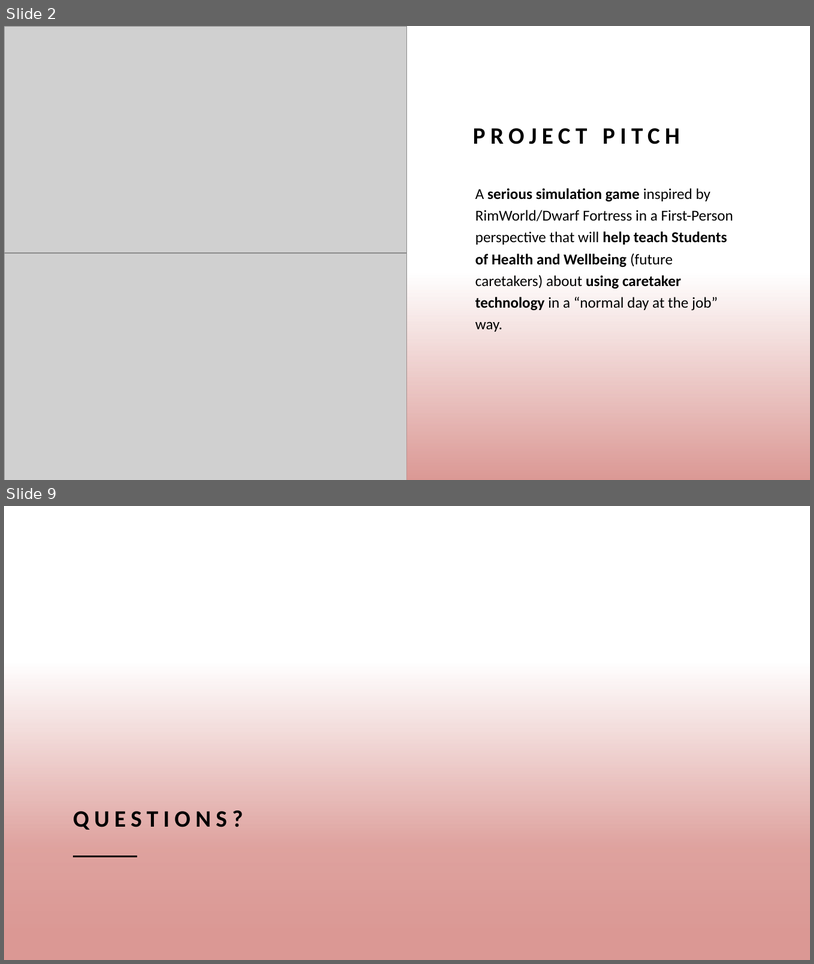
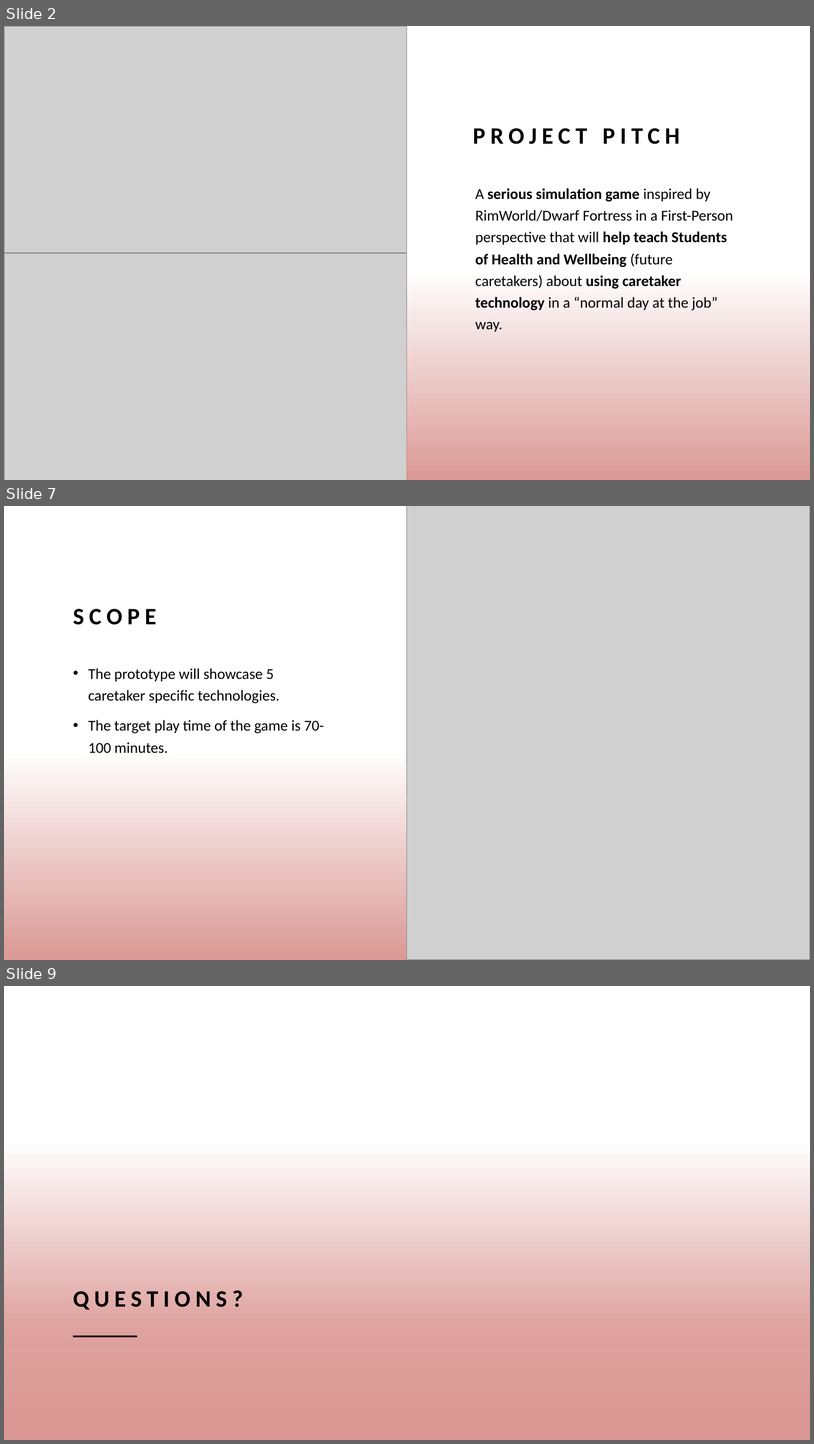
Before and after one commit to Snechar/CaretakerSim, a slide deck: Documents/Pitch.pptx. Shown one above the other, each under a label of ours: slides 2 and 9 before the commit, slides 2, 7 and 9 after it; the slides between them are not shown. The pictures are 814x964 and 814x1444 pixels, drawn with LibreOffice and Linux fonts; fonts in the diff are those of the drawing; grey boxes stand for pictures; background and template pictures are left out. Boxes give left, top, right and bottom in pixels: in the first picture for what was removed or moved away, otherwise in the second. Text is boxed around its words. In the diff, an @@ line names an element or a change of style, - is before the commit and + after.

```diff
--- a/Documents/Pitch.pptx
+++ b/Documents/Pitch.pptx
@@ slide 7 added at (x1=4, y1=506, x2=810, y2=960), background #FFFFFF; not listed: 1 template element that a slide beside it also shows @@
@@ rectangle added at (x1=4, y1=506, x2=810, y2=960), fill #FFFFFF @@
@@ picture added at (x1=408, y1=506, x2=810, y2=960) @@
@@ title added at (x1=73, y1=609, x2=156, y2=625), 28 pt, text #000000, bold @@
+SCOPE
@@ text added at (x1=88, y1=668, x2=324, y2=753), 18 pt, text #000000 @@
+• The prototype will showcase 5 caretaker specific technologies.
+• The target play time of the game is 70-100 minutes.
@@ rectangle added at (x1=4, y1=719, x2=408, y2=960), fill gradient #DB9894 @@
```
Also in this commit, not shown: 2 slides changed, 4 other slides added, 5 slides removed.
